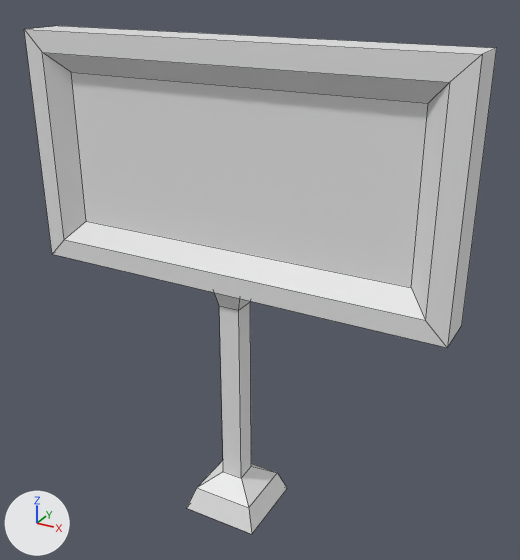
What one commit did to the FBX model Assets/Models/Enviroment/Props/Sign.fbx.
Before and after are seen from a 50 mm camera at (0.913, -1.518, 1.509) aimed at (0.05, 0.052, 0.724). The axes (+X, +Y, +Z) are drawn at lower left. The lights are the same throughout. Mesh edges are drawn as thin lines. Where no turn or scale is listed for an object, it has been applied to the vertices.

The scene before the commit, as lines of its bpy script (objects in view):
```python
me_cube_003 = bpy.data.meshes.new('Cube.003')
me_cube_003.from_pydata(...)  # 36 vertices, 32 faces; spans x -0.594..0.594, y -0.114..0.114, z 0.0..1.352
me_cube_003.materials.append(mat_sign)  # white #e7e7e7
ob_sign = bpy.data.objects.new('Sign', me_cube_003)
ob_sign.location = (0.0, 0.0, 0.0)
```
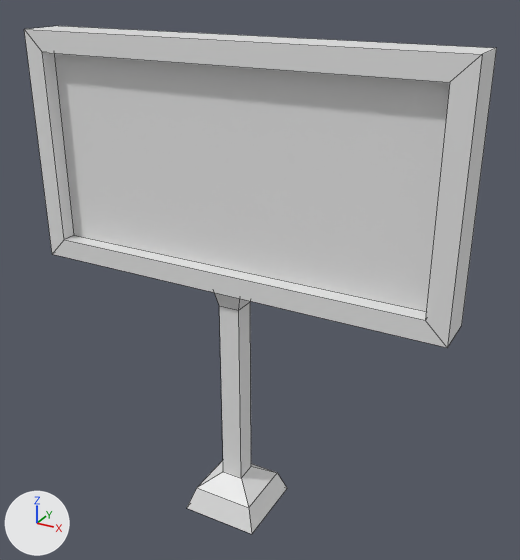
Boxes (x1, y1, x2, y2) around the edits, measured in the pictures (520 x 560 px; the box of a moved part takes in the faces that stretch with it):
part 1 of me_cube_003, moved or reshaped
    both: (43, 53, 450, 320)

Diff of the bpy script that builds the scene:
```diff
--- a/Assets/Models/Enviroment/Props/Sign.fbx.py
+++ b/Assets/Models/Enviroment/Props/Sign.fbx.py
@@ me_cube_003 @@
 me_cube_003.from_pydata(...)  # 36 vertices, 32 faces; spans x -0.594..0.594, y -0.114..0.114, z 0.0..1.352
 # used by ob_sign; location = (0.0, 0.0, 0.0)
-me_cube_003.vertices[0].co = (-0.487, -0.02, 0.825)  # pixel (86, 221)
-me_cube_003.vertices[1].co = (-0.487, -0.02, 1.244)  # pixel (71, 72)
-me_cube_003.vertices[4].co = (0.487, -0.02, 0.825)  # pixel (411, 287)
-me_cube_003.vertices[5].co = (0.487, -0.02, 1.244)  # pixel (428, 103)
+# me_cube_003 part 1
+me_cube_003.vertices[0].co = (-0.538, -0.02, 0.773)  # pixel (74, 235)
+me_cube_003.vertices[1].co = (-0.538, -0.02, 1.296)
+me_cube_003.vertices[4].co = (0.538, -0.02, 0.773)
+me_cube_003.vertices[5].co = (0.538, -0.02, 1.296)
 me_cube_003.materials.append(mat_sign)
```
